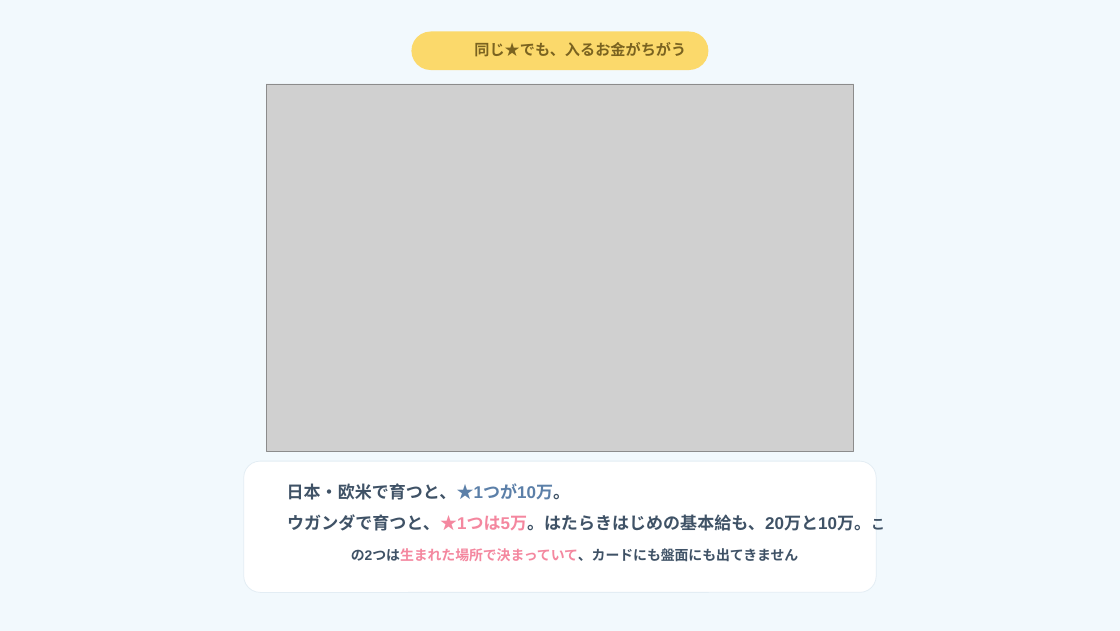
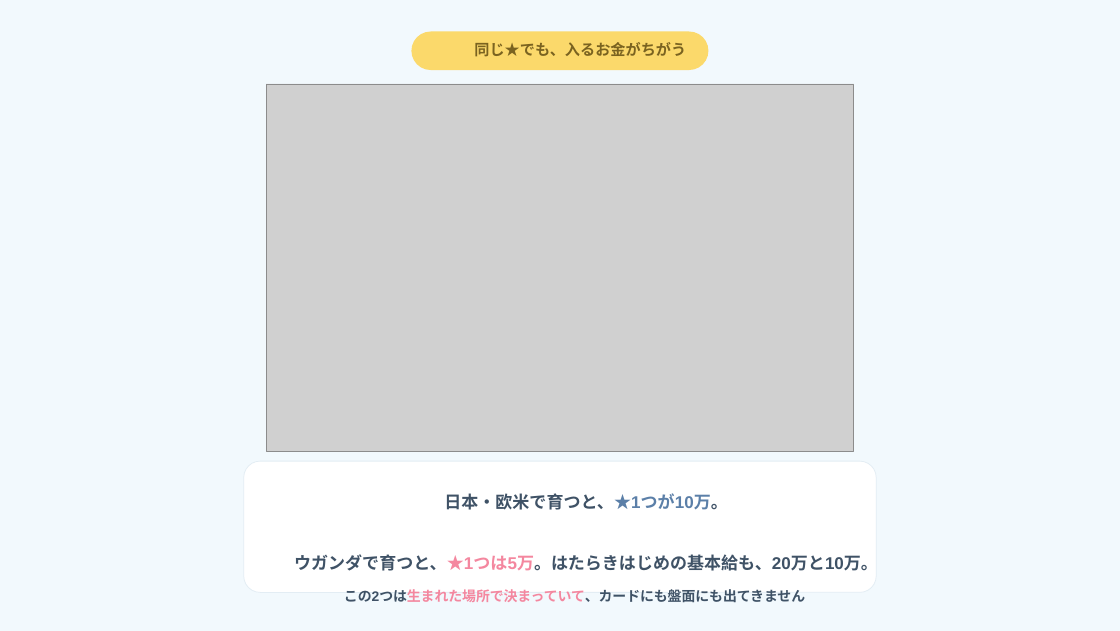
Before and after one commit to arico1101/door-world-short-online, a slide deck: slide 12 of slides.pptx. Drawn at 1120x631 pixels with LibreOffice and Linux fonts; fonts in the diff are those of the drawing; grey boxes stand for pictures; background and template pictures are left out. Boxes give left, top, right and bottom in pixels: in the first picture for what was removed or moved away, otherwise in the second. Text is boxed around its words. In the diff, an @@ line names an element or a change of style, - is before the commit and + after.

```diff
--- a/slides.pptx
+++ b/slides.pptx
@@ text at [294,493,878,603]: text changed @@
-日本・欧米で育つと、★1つが10万。
-ウガンダで育つと、★1つは5万。はたらきはじめの基本給も、20万と10万。この2つは生まれた場所で決まっていて、カードにも盤面にも出てきません
+日本・欧米で育つと、★1つが10万。
+ウガンダで育つと、★1つは5万。はたらきはじめの基本給も、20万と10万。
+この2つは生まれた場所で決まっていて、カードにも盤面にも出てきません
```
Also in this commit, not shown: 16 other slides changed.
